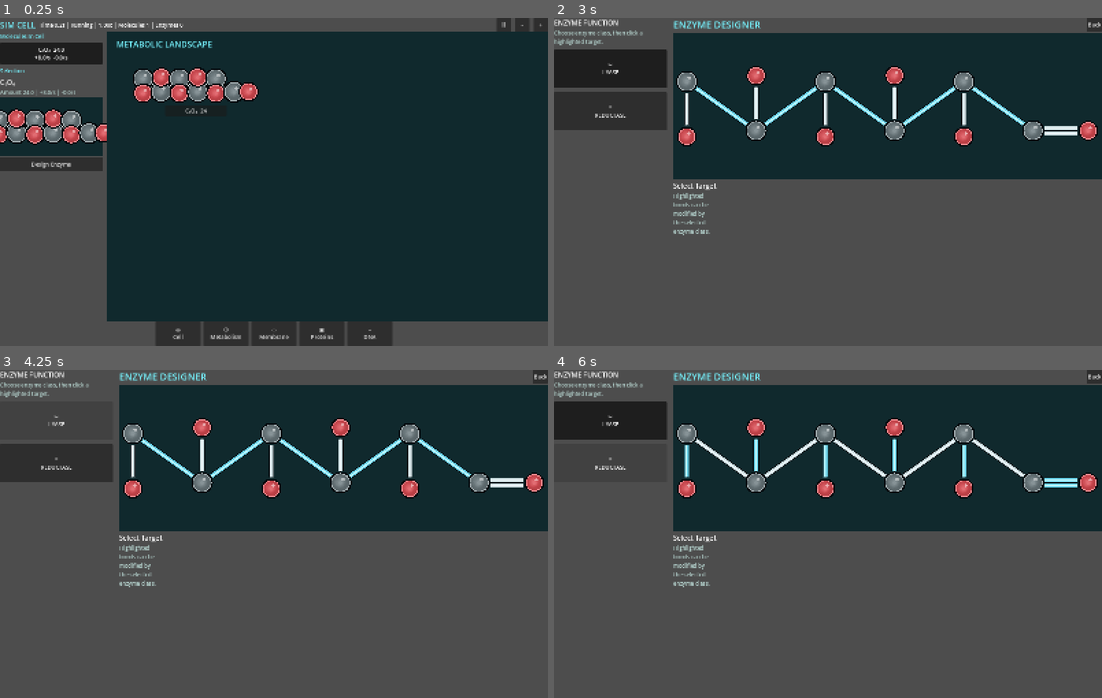
Above: before the commit, frames 1-4 (two rows, left to right).
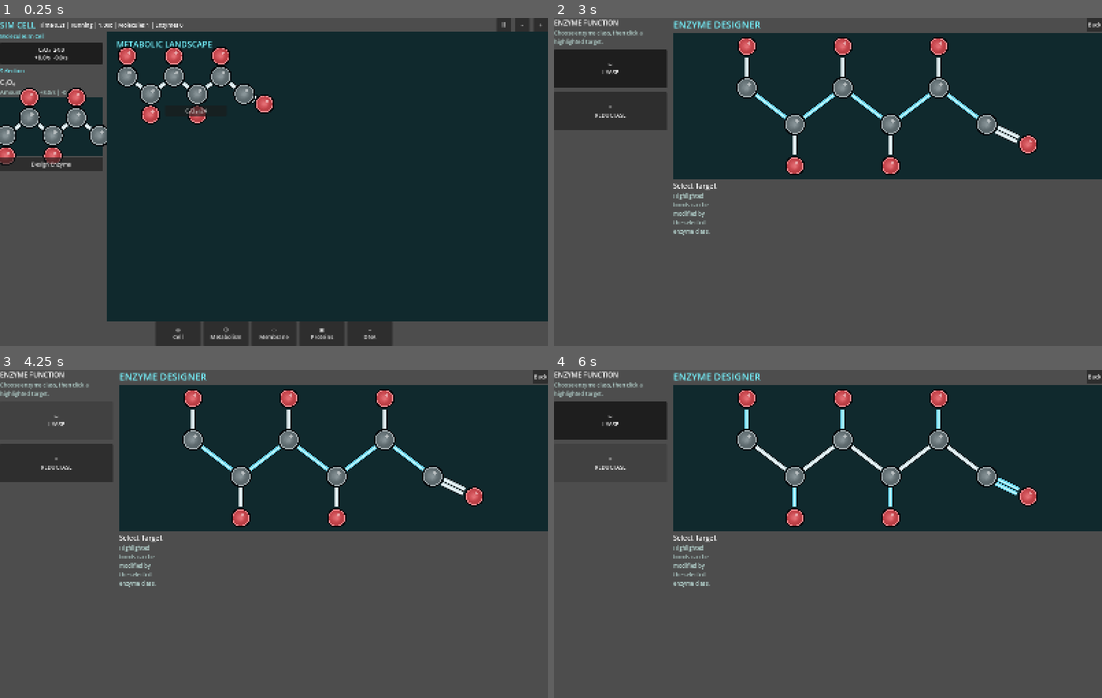
Above: after the commit, the same moments.

Repository: EliasEnglund/SimCell
Game: Godot game, scene res://scenes/main.tscn
Two runs of this game, one before a commit and one after it. Both use one fixed random seed, a clock stepped at 60 frames per second and the inputs below.
Inputs:
- Up to frame 1 (0.25 s): no input
- Up to frame 2 (3 s): click "Ⅱ" at 0.5 s; click "-" at 1.25 s; click "+" at 2 s; click "C₆O₆ 28.0 +8.0/s -0.0/s" at 2.75 s
- Up to frame 3 (4.25 s): click "✂ LYASE" at 3.5 s
- Up to frame 4 (6 s): click "= REDUCTASE" at 4.25 s; click "✂ LYASE" at 5 s; click "= REDUCTASE" at 5.75 s

The runs differ from the first frame. In frame 1, 5.3% of the frame differs, in the area x 0-50%, y 8-45%; in frame 2, 6.6%, in the area x 22-100%, y 5-48%; in frame 3, 6.6%; in frame 4, 6.6%.

Commit message:
Widen molecule layout spacing

Diff:
--- a/scripts/core/molecule_graph.gd
+++ b/scripts/core/molecule_graph.gd
@@ -8,17 +8,15 @@
 	var atoms: Array[Dictionary] = []
 	var bonds: Array[Dictionary] = []
 	for i in 6:
-		var x := (i - 2.5) * 118.0
-		var y := -42.0 if i % 2 == 0 else 42.0
+		var x := (i - 2.5) * 152.0
+		var y := -58.0 if i % 2 == 0 else 58.0
 		atoms.append({
 			"element": CARBON,
 			"pos": Vector2(x, y)
 		})
-		var oxygen_pos := Vector2(x, y - 94.0)
-		if i % 2 == 0:
-			oxygen_pos = Vector2(x, y + 94.0)
+		var oxygen_pos := Vector2(x, y - 132.0) if i % 2 == 0 else Vector2(x, y + 132.0)
 		if i == 5:
-			oxygen_pos = Vector2(x + 94.0, y)
+			oxygen_pos = Vector2(x + 132.0, y + 64.0)
 		atoms.append({
 			"element": OXYGEN,
 			"pos": oxygen_pos
